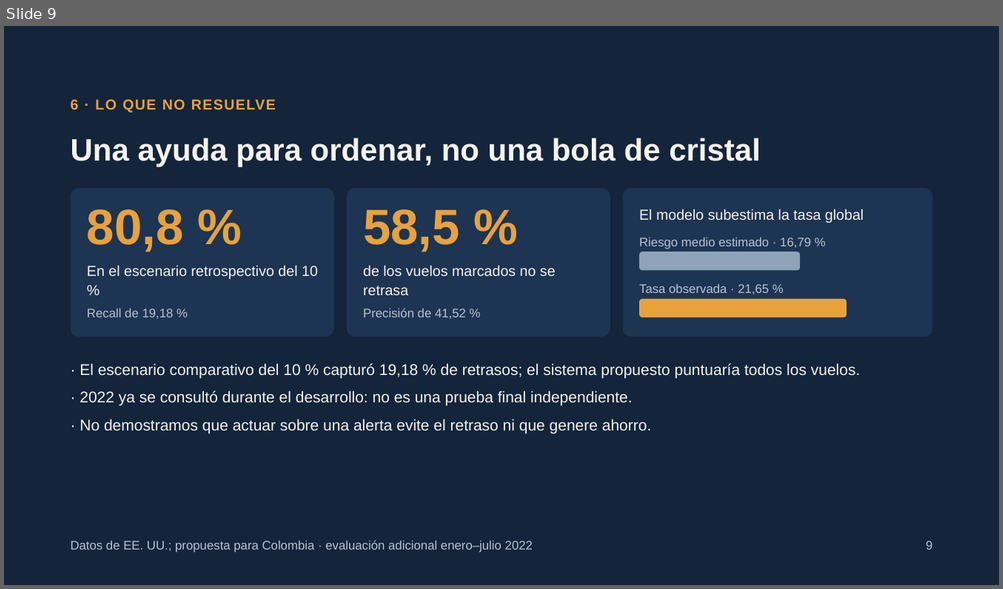
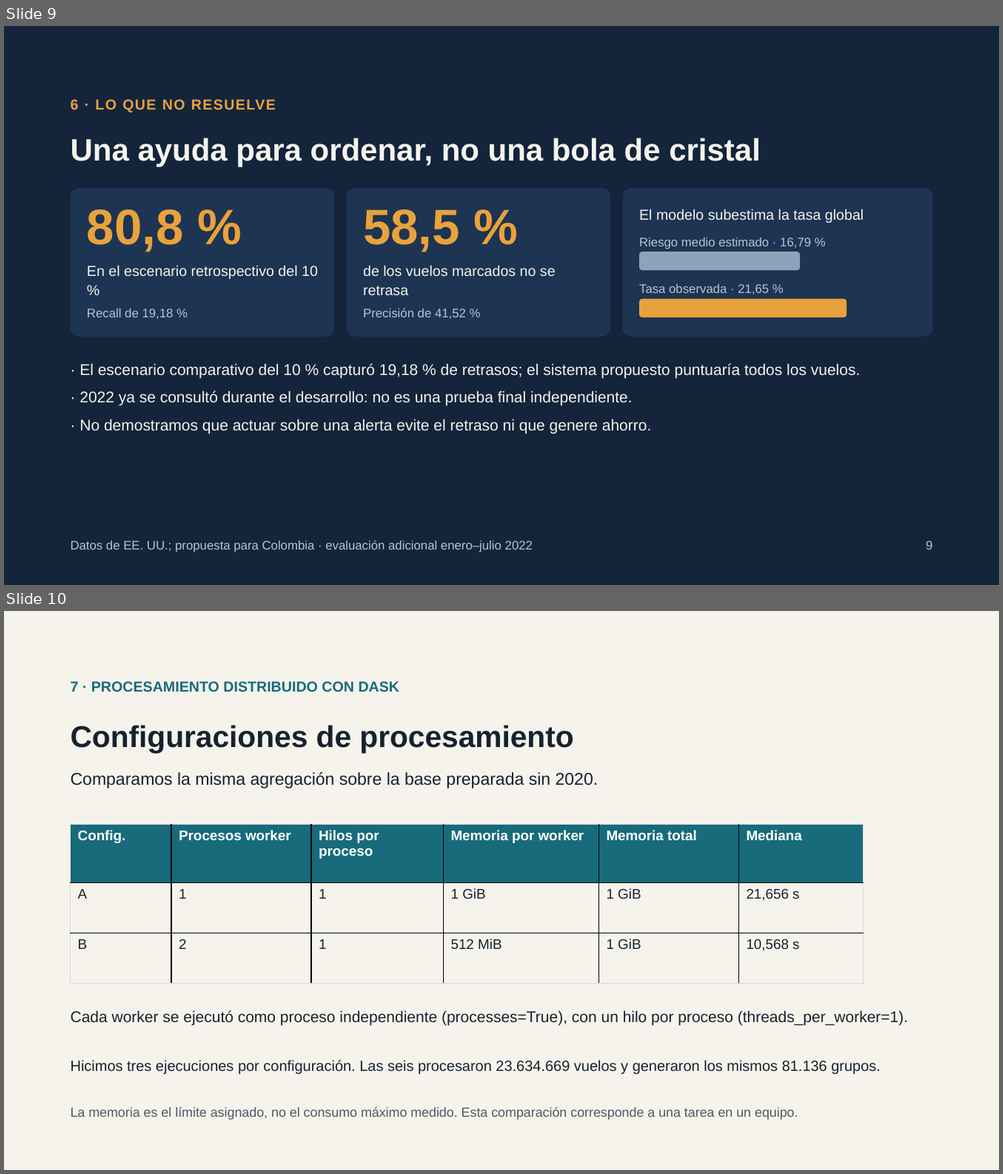
Before and after one commit to aarias93/Project_Flight_Status_Prediction, a slide deck: PRESENTACION_FINAL_Priorizacion_Riesgo_Vuelos.pptx. Shown one above the other, each under a label of ours: slide 9 before the commit, slides 9 and 10 after it. The pictures are 1003x589 and 1003x1174 pixels, drawn with LibreOffice and Linux fonts; fonts in the diff are those of the drawing. Boxes give left, top, right and bottom in pixels: in the first picture for what was removed or moved away, otherwise in the second. Text is boxed around its words. In the diff, an @@ line names an element or a change of style, - is before the commit and + after.

Commit message:
Documenta configuraciones de Dask en informe y presentación

```diff
--- a/PRESENTACION_FINAL_Priorizacion_Riesgo_Vuelos.pptx
+++ b/PRESENTACION_FINAL_Priorizacion_Riesgo_Vuelos.pptx
@@ slide 10 added at (4,611,999,1170), background #F5F3EC @@
@@ text added at (71,681,400,692), 14 pt, text #176B7B, bold @@
+7 · PROCESAMIENTO DISTRIBUIDO CON DASK
@@ text added at (71,725,573,753), 29.1 pt, text #16222F, bold @@
+Configuraciones de procesamiento
@@ text added at (71,772,598,789), 16.5 pt, text #16222F @@
+Comparamos la misma agregación sobre la base preparada sin 2020.
@@ table added at (71,824,864,984), 3 rows, 6 columns @@
+Config. | Procesos worker | Hilos por proceso | Memoria por worker | Memoria total | Mediana
+A | 1 | 1 | 1 GiB | 1 GiB | 21,656 s
+B | 2 | 1 | 512 MiB | 1 GiB | 10,568 s
@@ text added at (71,1011,908,1026), 15 pt, text #16222F @@
+Cada worker se ejecutó como proceso independiente (processes=True), con un hilo por proceso (threads_per_worker=1).
@@ text added at (71,1060,880,1074), 14.2 pt, text #16222F @@
+Hicimos tres ejecuciones por configuración. Las seis procesaron 23.634.669 vuelos y generaron los mismos 81.136 grupos.
@@ text added at (71,1108,798,1120), 12.8 pt, text #4C5967 @@
+La memoria es el límite asignado, no el consumo máximo medido. Esta comparación corresponde a una tarea en un equipo.
```
Also in this commit, not shown: 3 slides changed, 1 other file.
